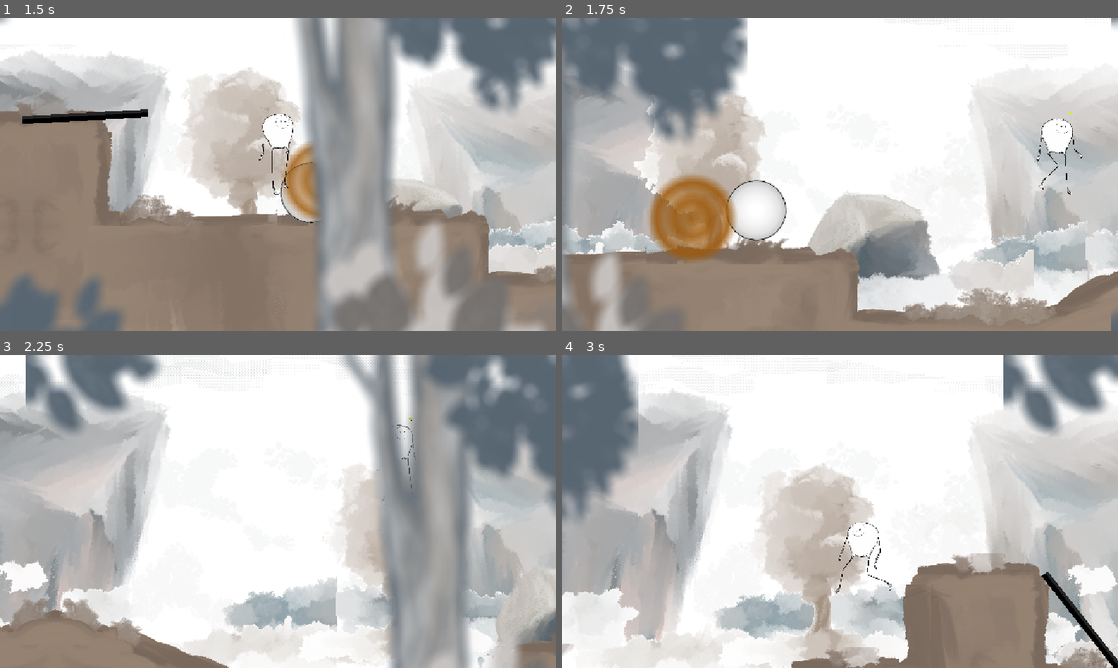
Above: before the commit, frames 1-4 (two rows, left to right).
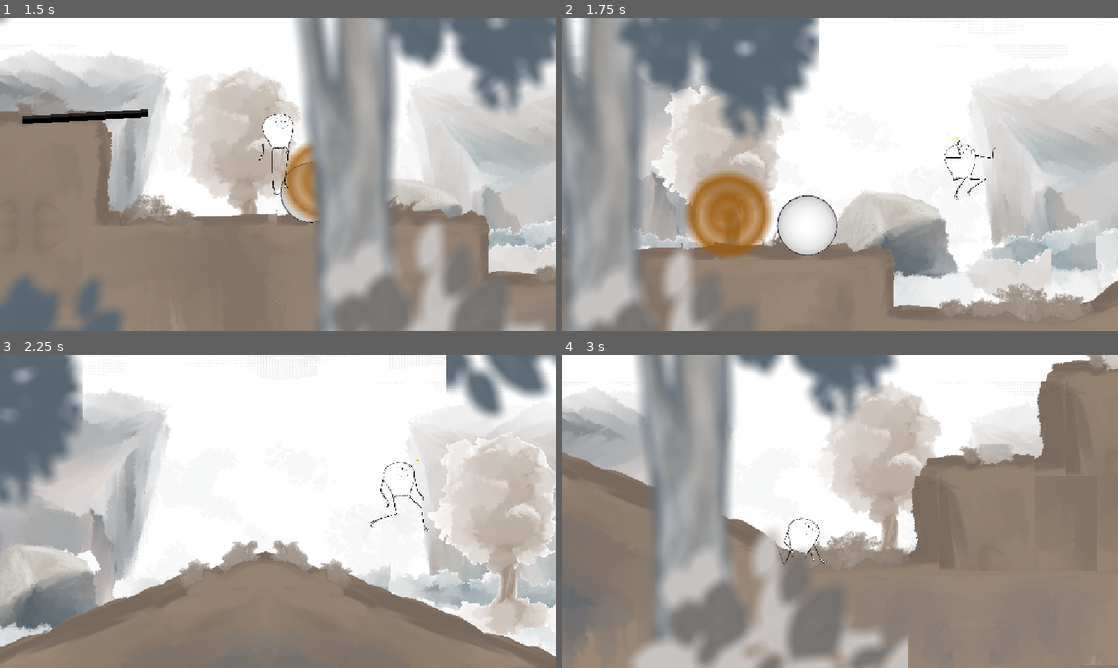
Above: after the commit, the same moments.

Repository: markguinn/wheel-of-worlds
Game: Godot game, scene res://main.tscn
Same seed, same stepped clock (60 frames per second), same inputs: the game is played once before the commit and once after it.
Inputs (mouse positions are in pixels of both pictures, inside the frame that each line leads up to):
- Up to frame 1 (1.5 s): click "Level 1" at 0.5 s; tap Enter (interact) at 1.25 s; move the mouse to (400, 158) at 1.27 s; hold Right (right) from 1.28 s (still down); hold Enter (interact) from 1.28 s (still down); click (400, 158) at 1.42 s
- Up to frame 2 (1.75 s): keep holding Right (right); keep holding Enter (interact); tap Space (jump) at 1.52 s
- Up to frame 3 (2.25 s): release Right (right) at 2 s; release Enter (interact) at 2 s; drag from (166, 527) to (250, 574) at 2.02 s
- Up to frame 4 (3 s): move the mouse to (895, 442) at 2.77 s; hold Left (left) from 2.78 s (still down); tap 0 at 2.85 s

Frame 1 is identical in both runs. In frame 2, 34% of the frame differs, in the area x 0-100%, y 0-100%; in frame 3, 54%; in frame 4, 76%.

Commit message:
Fixing some glitchy fall/idle transitions

Diff:
--- a/actors/player/player.gd
+++ b/actors/player/player.gd
@@ -26,7 +26,6 @@
 @onready var anim_player: AnimationPlayer = $AnimationPlayer
 @onready var sprite: Node2D = $Sprite
 @onready var shape: CollisionShape2D = $NormalCollision
-@onready var shape2: CollisionShape2D = $NormalCollision2
 @onready var ground_detector: RayCast2D = $GroundDetector
 
 @onready var dust_particles_l: CPUParticles2D = %DustParticlesL
--- a/actors/player/player.tscn
+++ b/actors/player/player.tscn
@@ -29,10 +29,6 @@
 radius = 18.0
 height = 130.0
 
-[sub_resource type="CapsuleShape2D" id="CapsuleShape2D_ssdk0"]
-radius = 25.0
-height = 60.0
-
 [sub_resource type="Animation" id="Animation_75vfm"]
 length = 0.001
 tracks/0/type = "value"
@@ -1403,12 +1399,6 @@
 
 [node name="NormalCollision" type="CollisionShape2D" parent="." unique_id=120194031]
 shape = SubResource("CapsuleShape2D_8afob")
-
-[node name="NormalCollision2" type="CollisionShape2D" parent="." unique_id=1887406032]
-visible = false
-position = Vector2(0, -40)
-shape = SubResource("CapsuleShape2D_ssdk0")
-disabled = true
 
 [node name="GroundDetector" type="RayCast2D" parent="." unique_id=1984008968]
 position = Vector2(0, -40)
--- a/actors/player/states/base_player_state.gd
+++ b/actors/player/states/base_player_state.gd
@@ -73,7 +73,7 @@
 func _apply_gravity(delta: float) -> void:
 	if not player.is_on_floor() and not player.in_coyote_window():
 		player.velocity += GRAVITY_DIRECTION * gravity * GRAVITY_MULTIPLIER * delta
-	if player.velocity.y > 0 and name != "Fall":
+	if player.velocity.y > 0 and name != "Fall" and not player.is_on_floor():
 		# this didn't look as cool as I'd hoped, but we could probably make it:
 		#if name != "Jump" and player.is_holding_prop:
 			#machine.transition_by_name("Ragdoll")
@@ -96,7 +96,7 @@
 	var v := player.velocity
 	if player.move_and_slide():
 		# bump up a little bit if you just hit a low ledge, but add a slight risk of tripping
-		if foot_ray.is_colliding() and not shin_ray.is_colliding():
+		if is_zero_approx(player.velocity.x) and not is_zero_approx(v.x) and foot_ray.is_colliding() and not shin_ray.is_colliding():
 			player.velocity = v
 			if not GameManager.rate_limit(TRIP_ROLL_DEBOUNCE, "player_trip_roll"):
 				var trip_roll := randf()
--- a/actors/player/states/player_fall.gd
+++ b/actors/player/states/player_fall.gd
@@ -33,7 +33,7 @@
 	if player.ground_detector.is_colliding():
 		player.puff_left_dust(LANDING_DUST_SCALE)
 		player.puff_right_dust(LANDING_DUST_SCALE)
-	if to_state.name != "Ragdoll" and absf(player.avg_recent_velocity.y) > 100.0:
+	if to_state.name != "Ragdoll" and absf(player.avg_recent_velocity.y) > 150.0:
 		if player.is_holding_prop:
 			player.anim_player.play("land_while_carrying", 0.1)
 		else:
--- a/actors/player/states/player_ragdoll.gd
+++ b/actors/player/states/player_ragdoll.gd
@@ -71,8 +71,8 @@
 
 
 func _before_exit(_next_state: StateNode) -> void:
+	dizzy_particles.emitting = false
 	_disable_ragdoll_elements()
-	dizzy_particles.emitting = false
 	player.velocity = ragdoll_bodies[0].linear_velocity
 	temp_return_at = 0
 	temp_return_to = null
@@ -103,7 +103,6 @@
 	guidepoints_container.sync_legs_to_animated = false
 	# don't do the normal collision
 	player.shape.disabled = true
-	player.shape2.disabled = true
 	ragdoll_bodies[0].angular_damp = 30.0 if temp_return_at else 1.0
 
 	# enable the ragdoll bodies and reset them to match the guidepoints
@@ -143,8 +142,6 @@
 		guidepoints_container.sync_legs_to_animated = true
 	if player.shape:
 		player.shape.disabled = false
-	if player.shape2:
-		player.shape2.disabled = false
 
 
 	# disable the ragdoll bodies so they don't get in the way
